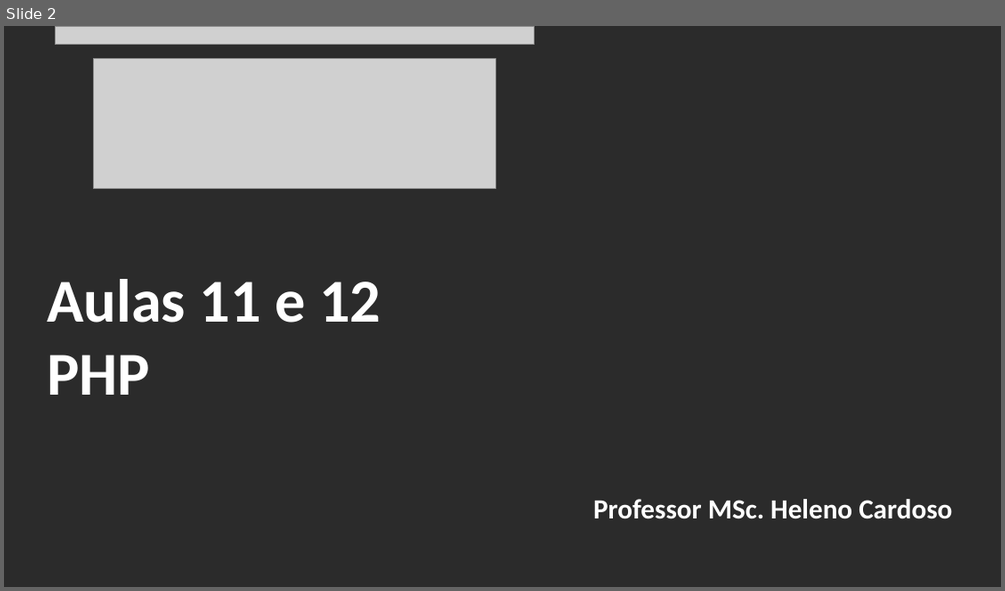
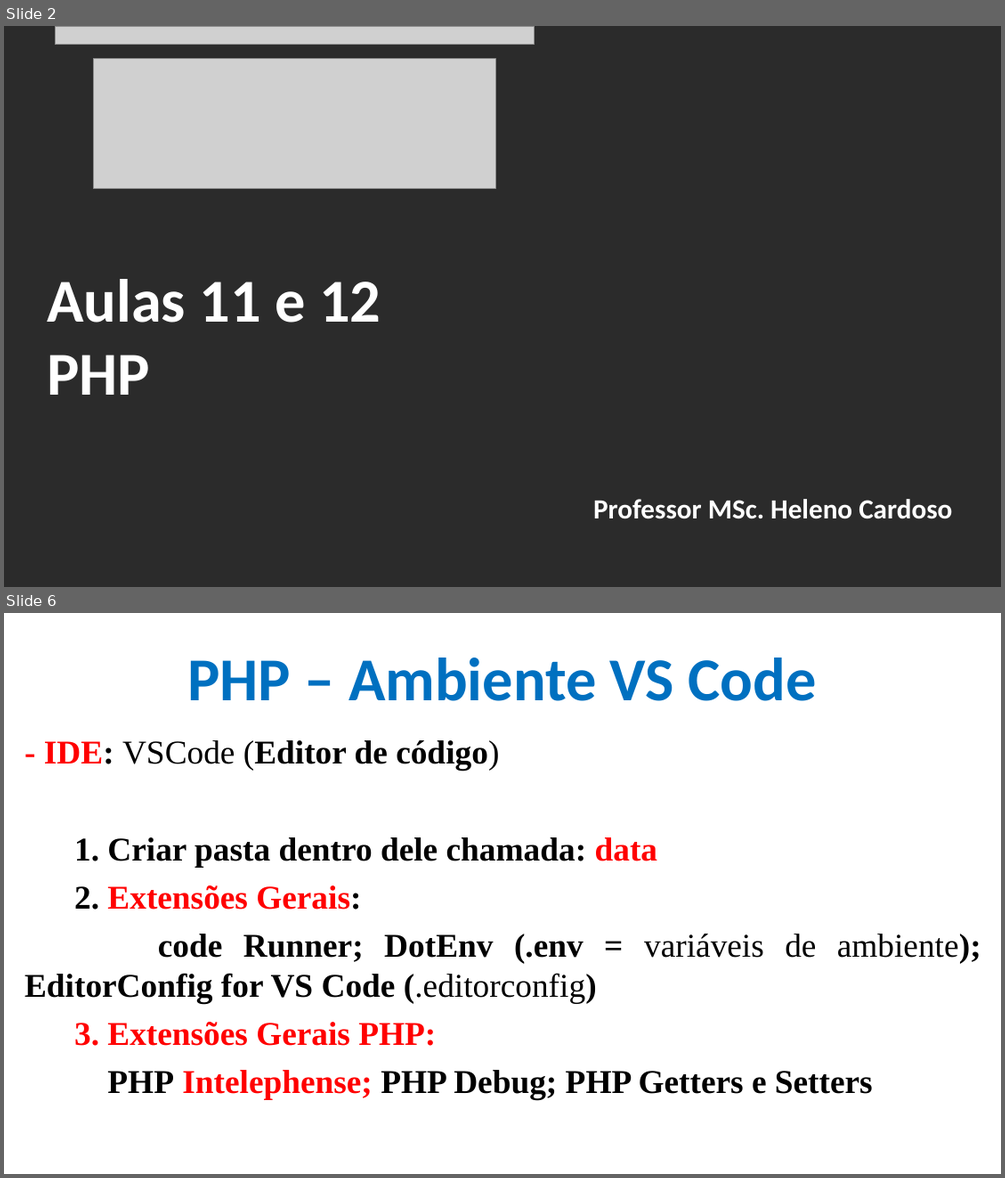
Before and after one commit to CloudEducationBrazil/WydenDesenvolvimentoWebPHP, a slide deck: 01 Classes/Aula 11 e 12 Desenvolvimento Web PHP - PHP.pptx. Shown one above the other, each under a label of ours: slide 2 before the commit, slides 2 and 6 after it; the slides between them are not shown. The pictures are 1005x591 and 1005x1178 pixels, drawn with LibreOffice and Linux fonts; fonts in the diff are those of the drawing; grey boxes stand for pictures; background and template pictures are left out; a plain dark background stands for a picture behind light text. Boxes give left, top, right and bottom in pixels: in the first picture for what was removed or moved away, otherwise in the second. Text is boxed around its words. In the diff, an @@ line names an element or a change of style, - is before the commit and + after.

```diff
--- a/01 Classes/Aula 11 e 12 Desenvolvimento Web PHP - PHP.pptx
+++ b/01 Classes/Aula 11 e 12 Desenvolvimento Web PHP - PHP.pptx
@@ slide 6 added at (x1=4, y1=613, x2=1001, y2=1174), background picture (left out) @@
@@ title added at (x1=187, y1=657, x2=817, y2=701), 44 pt, text #0070C0, bold @@
+PHP – Ambiente VS Code
@@ text added at (x1=24, y1=740, x2=981, y2=1099), 24 pt, text #000000, bold @@
+- IDE: VSCode (Editor de código)
+1. Criar pasta dentro dele chamada: data
+2. Extensões Gerais:
+code Runner; DotEnv (.env = variáveis de ambiente); EditorConfig for VS Code (.editorconfig)
+3. Extensões Gerais PHP:
+PHP Intelephense; PHP Debug; PHP Getters e Setters
```
Also in this commit, not shown: 10 slides changed, 14 other slides added, 1 other file.
